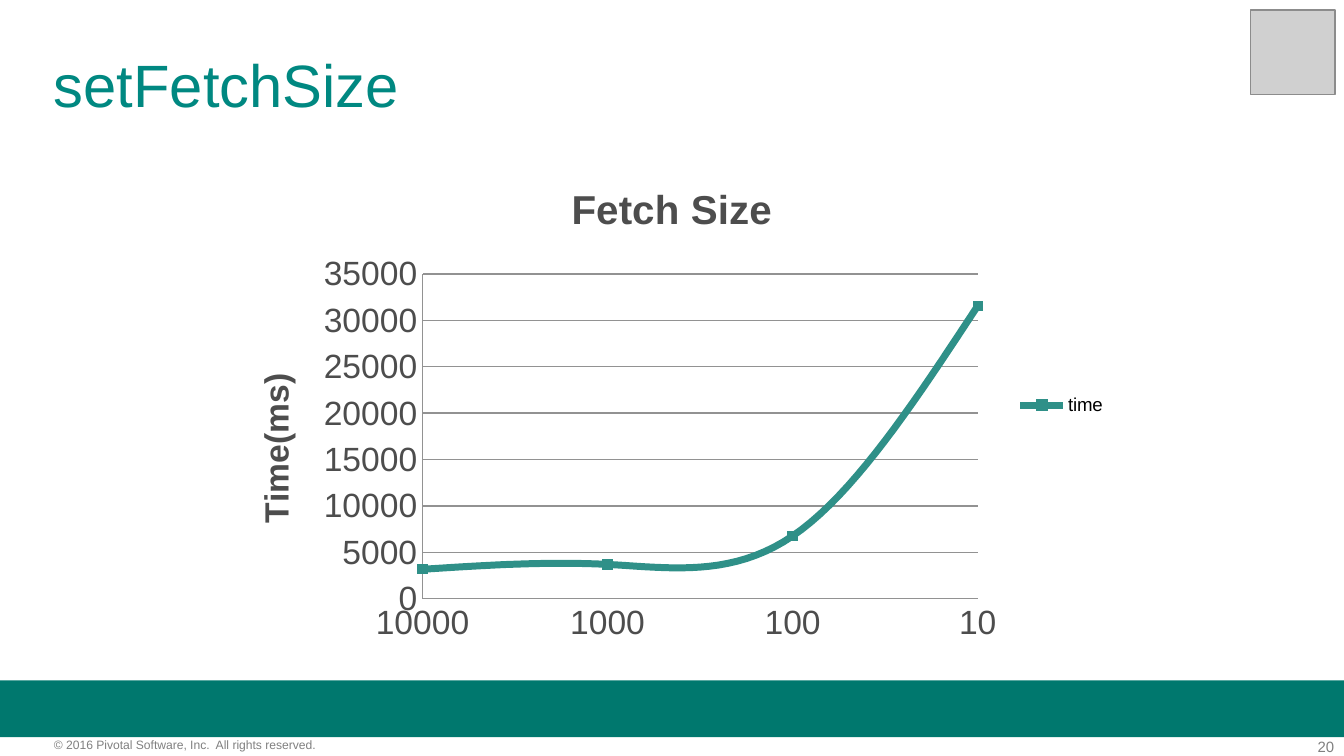
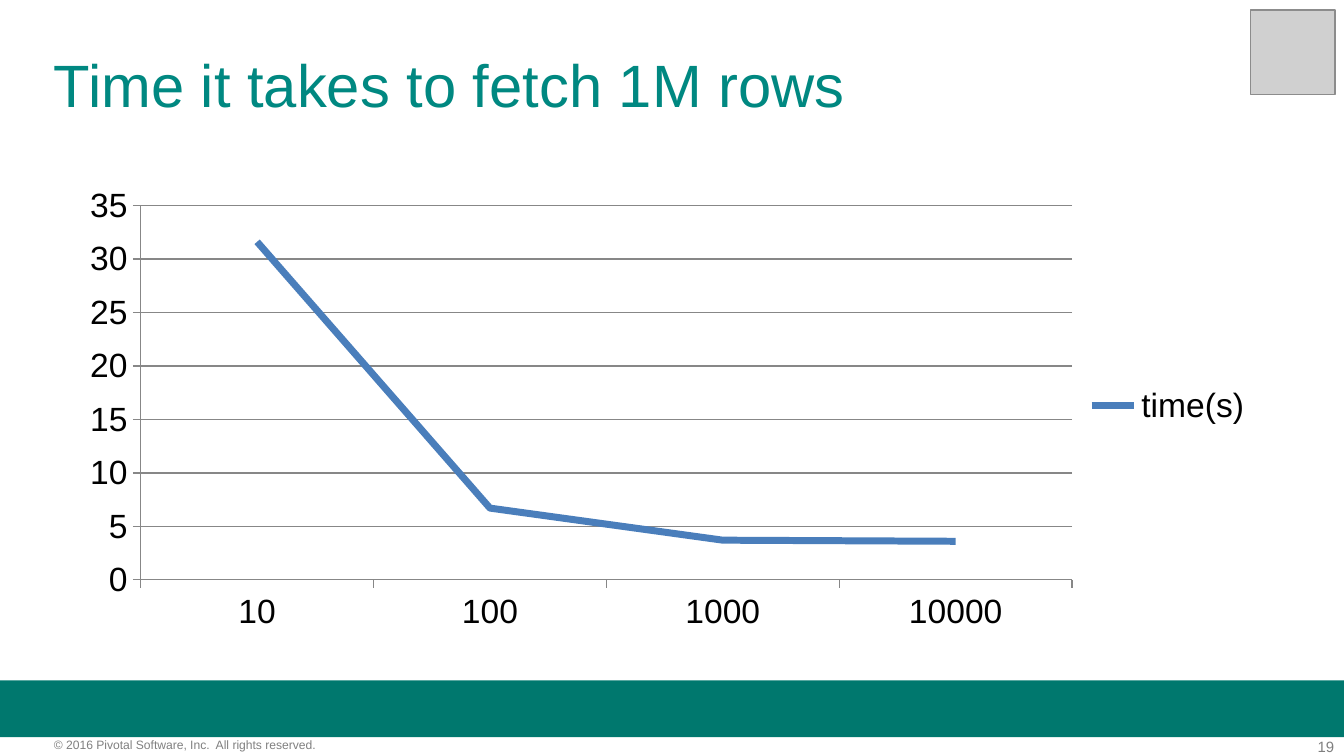
Before and after one commit to davecramer/presentations, a slide deck: slide 19 of JDBC Performance.pptx (slide 20 before the commit). Drawn at 1344x756 pixels with LibreOffice and Linux fonts; fonts in the diff are those of the drawing; grey boxes stand for pictures; background and template pictures are left out. Boxes give left, top, right and bottom in pixels: in the first picture for what was removed or moved away, otherwise in the second. Text is boxed around its words. In the diff, an @@ line names an element or a change of style, - is before the commit and + after.

```diff
--- a/JDBC Performance.pptx
+++ b/JDBC Performance.pptx
@@ text at [54,63,844,108]: text changed @@
-setFetchSize
+Time it takes to fetch 1M rows
@@ line chart added at [54,167,1266,644] @@
+categories: 10.0, 100.0, 1000.0, 10000.0
+time(s): 32, 7, 4, 4
@@ line chart removed at [224,160,1121,652] @@
-title "Fetch Size"
-categories: 10000, 1000, 100, 10
-time: 3000, 4000, 7000, 32000
@@ page number at [1318,741,1335,752]: text changed @@
-20
+19
```
Also in this commit, not shown: 26 other slides changed, 2 slides added, 2 slides removed, 1 other file.
